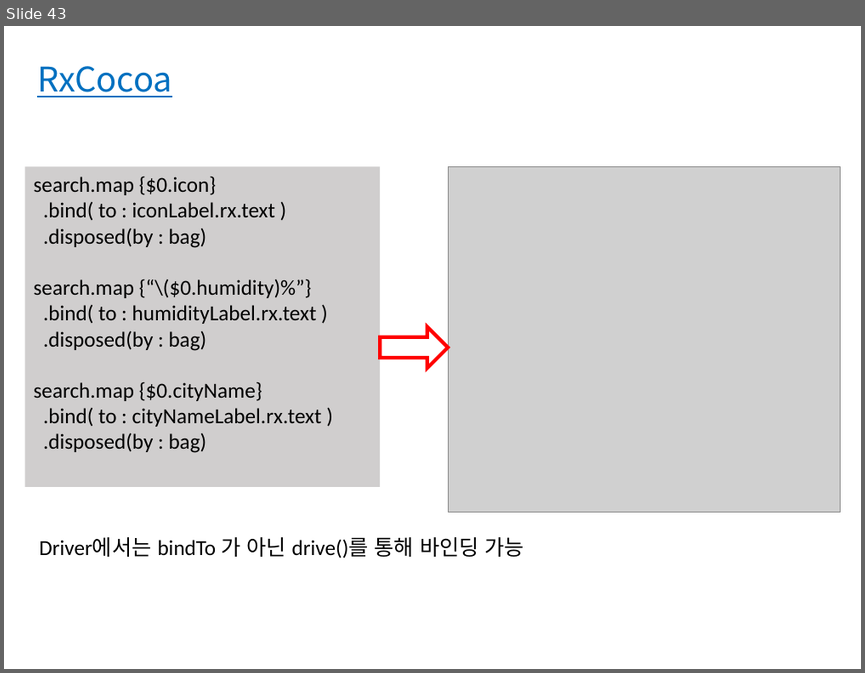
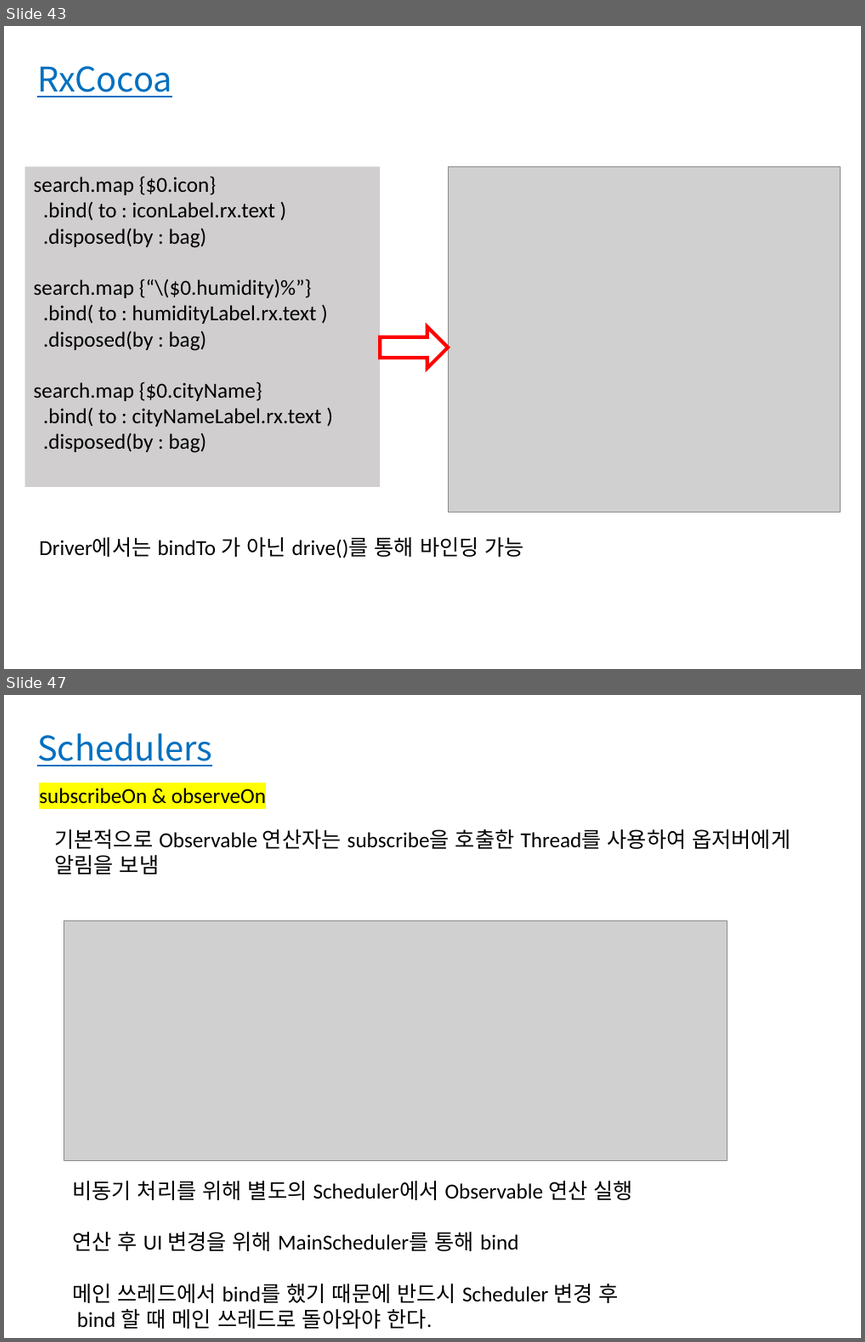
Before and after one commit to bbangbin97/RxSwift_Project, a slide deck: RxSwift.pptx. Shown one above the other, each under a label of ours: slide 43 before the commit, slides 43 and 47 after it; the slides between them are not shown. The pictures are 865x673 and 865x1342 pixels, drawn with LibreOffice and Linux fonts; fonts in the diff are those of the drawing; grey boxes stand for pictures. Boxes give left, top, right and bottom in pixels: in the first picture for what was removed or moved away, otherwise in the second. Text is boxed around its words. In the diff, an @@ line names an element or a change of style, - is before the commit and + after.

```diff
--- a/RxSwift.pptx
+++ b/RxSwift.pptx
@@ slide 47 added at [4, 695, 861, 1338], background #FFFFFF @@
@@ text added at [37, 733, 212, 766], 28.5 pt, text #0070C0, underline @@
+Schedulers
@@ text added at [39, 788, 266, 804], 18 pt, text #000000 @@
+subscribeOn & observeOn
@@ text added at [54, 829, 790, 874], 18 pt, text #000000 @@
+기본적으로 Observable 연산자는 subscribe을 호출한 Thread를 사용하여 옵저버에게 알림을 보냄
@@ picture added at [64, 921, 727, 1160] @@
@@ text added at [72, 1180, 633, 1328], 18 pt, text #000000 @@
+비동기 처리를 위해 별도의 Scheduler에서 Observable 연산 실행
+연산 후 UI 변경을 위해 MainScheduler를 통해 bind
+메인 쓰레드에서 bind를 했기 때문에 반드시 Scheduler 변경 후
+bind 할 때 메인 쓰레드로 돌아와야 한다.
```
Also in this commit, not shown: 5 other slides added, 1 slide removed, 1 other file.
